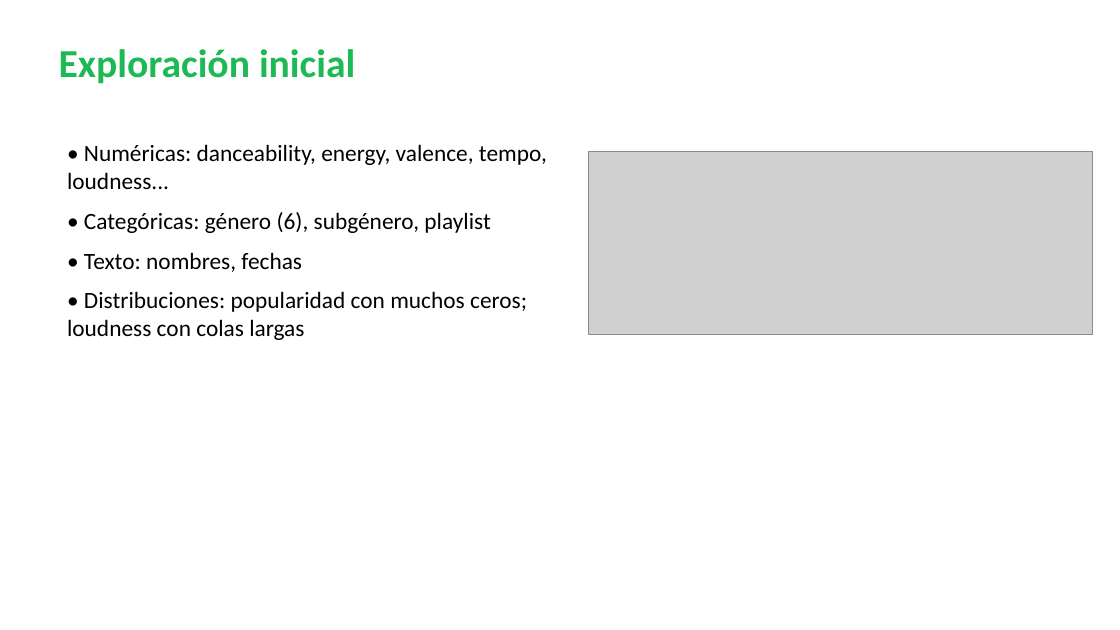
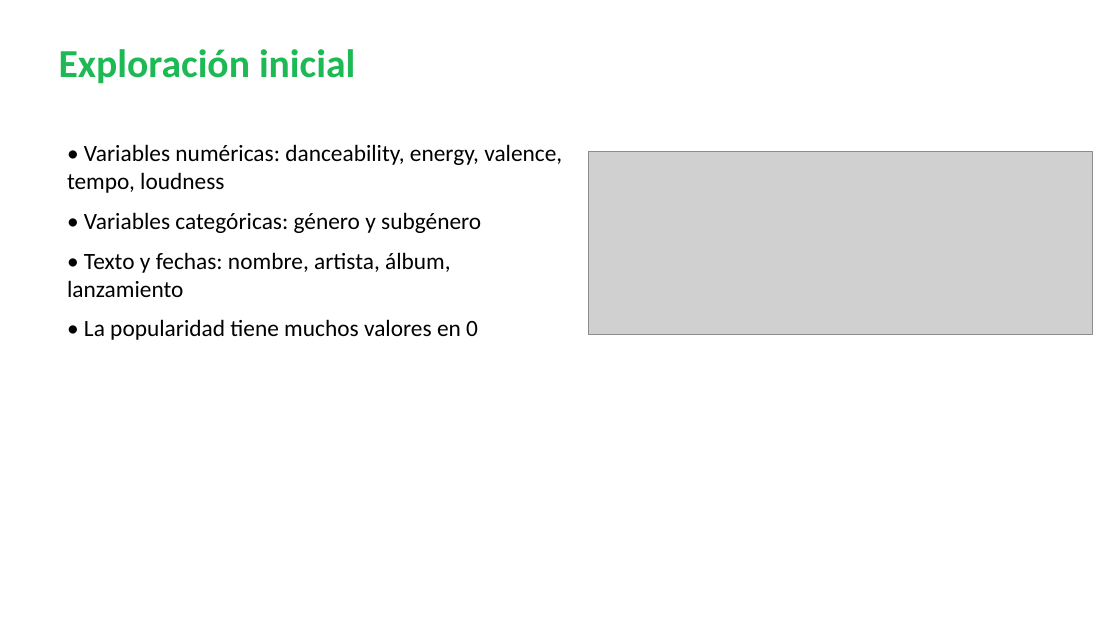
Before and after one commit to Gelvercm/proyecto-ciencia-datos-spotify, a slide deck: slide 3 of presentacion/presentacion_proyecto.pptx. Drawn at 1120x630 pixels with LibreOffice and Linux fonts; fonts in the diff are those of the drawing; grey boxes stand for pictures. Boxes give left, top, right and bottom in pixels: in the first picture for what was removed or moved away, otherwise in the second. Text is boxed around its words. In the diff, an @@ line names an element or a change of style, - is before the commit and + after.

```diff
--- a/presentacion/presentacion_proyecto.pptx
+++ b/presentacion/presentacion_proyecto.pptx
@@ text at box(67, 144, 562, 340): text changed @@
-• Numéricas: danceability, energy, valence, tempo, loudness...
-• Categóricas: género (6), subgénero, playlist
-• Texto: nombres, fechas
-• Distribuciones: popularidad con muchos ceros; loudness con colas largas
+• Variables numéricas: danceability, energy, valence, tempo, loudness
+• Variables categóricas: género y subgénero
+• Texto y fechas: nombre, artista, álbum, lanzamiento
+• La popularidad tiene muchos valores en 0
```
Also in this commit, not shown: 6 other slides changed, 2 other files.
